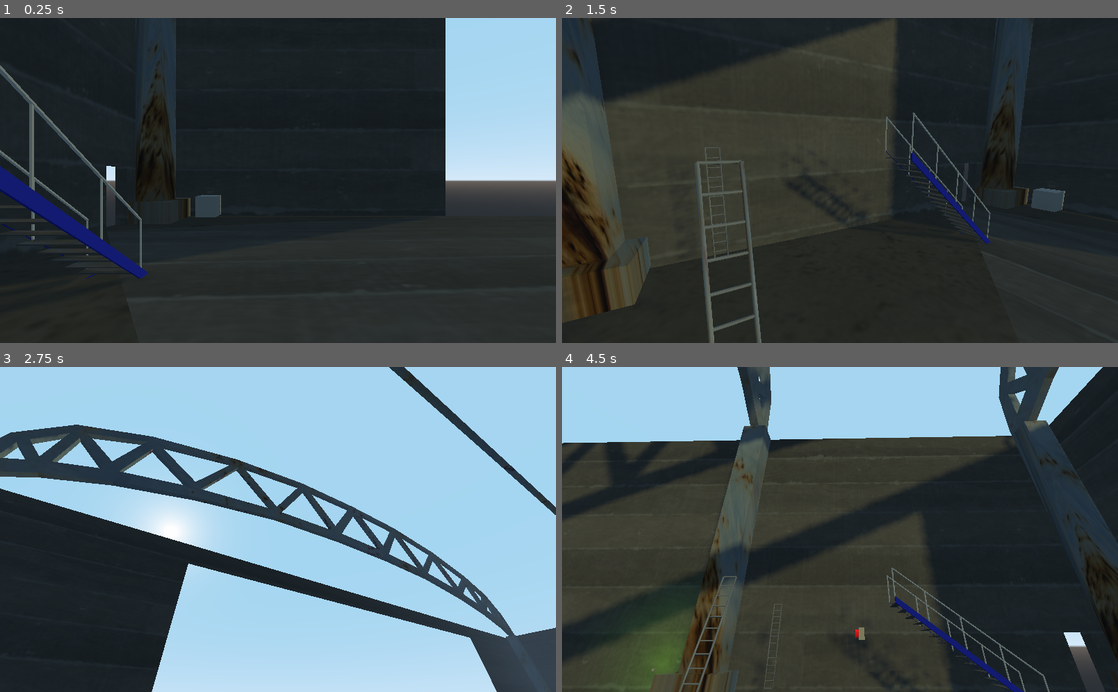
Above: before the commit, frames 1-4 (two rows, left to right).
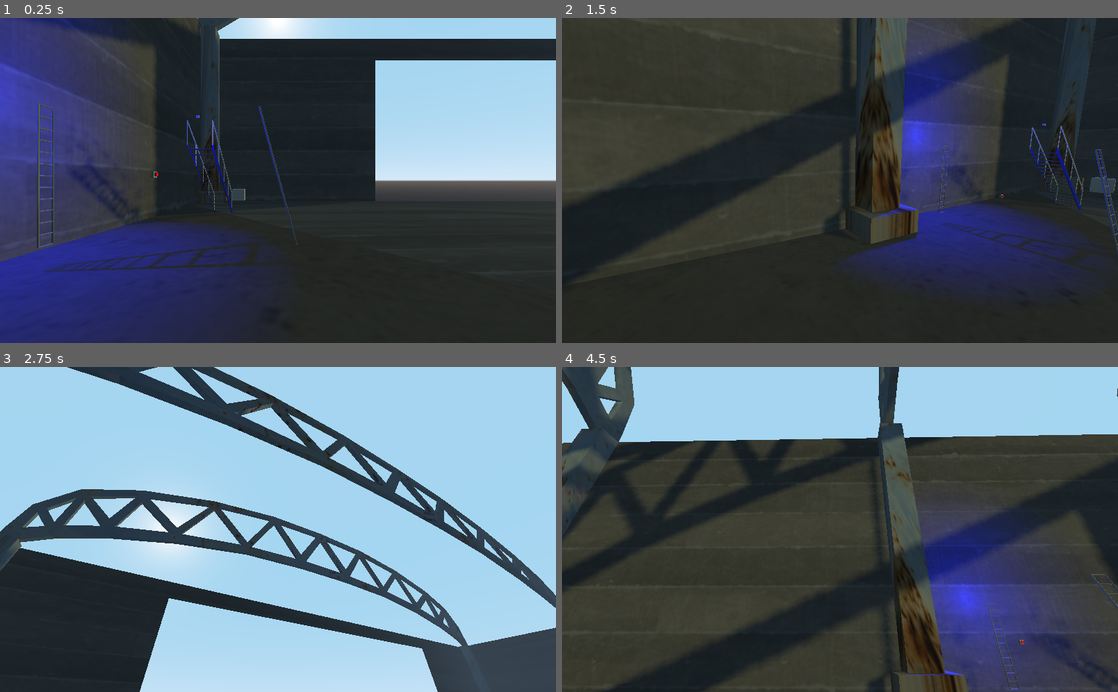
Above: after the commit, the same moments.

Repository: 00steve/Mesa
Game: Godot game, scene res://Mesa.tscn
Same seed, same stepped clock (60 frames per second), same inputs: the game is played once before the commit and once after it.
Inputs (mouse positions are in pixels of both pictures, inside the frame that each line leads up to):
- Up to frame 1 (0.25 s): no input
- Up to frame 2 (1.5 s): tap Enter at 0.5 s; move the mouse to (962, 164) at 0.52 s; hold D (move_right) 0.53-1.28 s; hold E (move_interact) 0.53-1.28 s; click (962, 164) at 0.67 s; tap Space (move_jump) at 0.77 s; move the mouse to (728, 196) at 1.27 s; hold S (move_backward) from 1.28 s (still down); tap E (move_interact) at 1.35 s
- Up to frame 3 (2.75 s): tap Space (move_jump) at 1.52 s; move the mouse to (333, 458) at 2.02 s; release S (move_backward) at 2.03 s; hold D (move_right) from 2.03 s (still down); hold E (move_interact) from 2.03 s (still down)
- Up to frame 4 (4.5 s): move the mouse to (812, 594) at 2.77 s; release D (move_right) at 2.78 s; release E (move_interact) at 2.78 s; hold W (move_forward) 2.78-3.53 s; tap E (move_interact) at 2.85, 4.35 s; click (812, 594) at 2.92 s; tap Space (move_jump) at 3.02, 3.77 s; move the mouse to (1006, 578) at 3.52 s; hold E (move_interact) 3.53-4.28 s; hold A (move_left) from 3.53 s (still down); move the mouse to (673, 480) at 4.27 s

The runs differ from the first frame. In frame 1, 42% of the frame differs, in the area x 0-100%, y 0-100%; in frame 2, 42%; in frame 3, 32%; in frame 4, 49%.

Commit message:
Got button pushes registering with the input that was pressed.

Diff:
--- /dev/null
+++ b/Interaction.gd
@@ -0,0 +1,15 @@
+
+class_name Interaction
+
+enum InputType {NA,MSwitch,LSwitch,Linear,Keyboard,Keypad};
+enum InputNAValue {NA};
+enum InputMSwitchValue {Push,Release};
+enum InputLSwitchValue {In,Out};
+
+var actor = null;
+var inputType = InputType.NA;
+var inputValue = null;
+
+# Called every frame. 'delta' is the elapsed time since the previous frame.
+#func _process(delta):
+#	pass
--- a/Light.gd
+++ /dev/null
@@ -1,60 +0,0 @@
-extends Spatial
-
-
-# Declare member variables here. Examples:
-# var a = 2
-# var b = "text"
-signal start_interacting;
-signal end_interacting;
-
-
-var lights;
-
-# Called when the node enters the scene tree for the first time.
-func _ready():
-
-	lights = [];
-	lights.resize(8); #this should be more than enough things ever. We'll see
-
-
-	#look for any children with the type "Input"
-	#look to see if they have an area.
-	var playerBody = self.get_parent().get_parent().get_node("Environment").get("playerBody");
-
-
-
-	#add anything with the prefix "Light" to the group that should be controlled by any inputs
-	for light in self.get_children():
-		if light.get_name().left(5) != "Light":
-			continue;
-		print("light found - " + light.get_name());
-		lights.append(light);
-
-	#loop through each of the children of the light
-	#look for any objects that start with "Input", to set them up to interact with the
-	#player, or any other NPCs that are capible of doing things and interacting with the world.
-	var count = 0;
-	var area;
-	for input in self.get_children():
-		if input.get_name() != "Input":
-			continue;
-		area = input.get_node("Area");
-		if area == null:
-			continue;
-		print(area.get_class() + " is a light area");
-		area.connect("start_interacting",playerBody,"startInteracting");
-		area.connect("end_interacting",playerBody,"endInteracting");
-		#area.connect("light_control",self,"onLightControl");
-
-		#add a connector to each light to issue commands when there needs to be something
-		#that happens from the input to the lights
-		for light in lights:
-			if(light == null):
-				continue;
-			light.connect("light_control",area,"onLightControl");
-
-
-# Called every frame. 'delta' is the elapsed time since the previous frame.
-#func _process(delta):
-func onLightControl(action):
-	print("do shit with the lights:" + action as String);
--- a/Light.tscn
+++ /dev/null
@@ -1,15 +0,0 @@
-[gd_scene load_steps=3 format=2]
-
-[ext_resource path="res://MSwitch.tscn" type="PackedScene" id=1]
-[ext_resource path="res://Light.gd" type="Script" id=2]
-
-[node name="System" type="Spatial"]
-script = ExtResource( 2 )
-
-[node name="LightInput1" parent="." instance=ExtResource( 1 )]
-
-[node name="Lightbulb" type="OmniLight" parent="."]
-transform = Transform( 1, 0, 0, 0, 1, 0, 0, 0, 1, -0.192792, 0.963474, 0.124939 )
-shadow_enabled = true
-shadow_bias = 0.02
-shadow_contact = 0.18
--- a/MSwitch.gd
+++ b/MSwitch.gd
@@ -22,10 +22,11 @@
 # Called every frame. 'delta' is the elapsed time since the previous frame.
 #func _process(delta):
 #	pass
-func StartPressingButton(area):
-	print("start pressing button");
+func StartPressingButton(player):
+	print("button: start pressing button");
+	$Area.emit_signal("input_event");
 	#InteractionArea().emit_signal("m_switch",1);
 
-func EndPressingButton(area):
-	print("stop pressing button");
+func EndPressingButton(player):
+	print("button: stop pressing button");
 	#InteractionArea().emit_signal("m_switch",0);
--- a/MSwitchArea.gd
+++ b/MSwitchArea.gd
@@ -10,16 +10,18 @@
 func _ready():
 	pass;
 
-
-
 # Called every frame. 'delta' is the elapsed time since the previous frame.
 #func _process(delta):
 #	pass
 
 func SignalStartInteracting(area):
 	print("start interacting probably");
-	emit_signal("start_interacting",area);
+	emit_signal("start_interacting",self);
 
 func SignalEndInteracting(area):
 	print("end interacting probably");
-	emit_signal("end_interacting",area);
+	emit_signal("end_interacting",self);
+
+
+func StartPressingButton(player):
+	print("player pressing action button");
--- a/Mesa.gd
+++ b/Mesa.gd
@@ -13,7 +13,6 @@
 
 # Called every frame. 'delta' is the elapsed time since the previous frame.
 func _process(delta):
-	var d = delta;
 	if(Input.is_action_just_pressed("ui_cancel")):
 		Input.set_mouse_mode(Input.MOUSE_MODE_VISIBLE)
 		get_tree().quit()
--- a/Mesa.tscn
+++ b/Mesa.tscn
@@ -6,14 +6,15 @@
 [ext_resource path="res://Ladder.tscn" type="PackedScene" id=4]
 [ext_resource path="res://Ladders.tscn" type="PackedScene" id=5]
 [ext_resource path="res://Hangar1.gd" type="Script" id=6]
-[ext_resource path="res://Light.tscn" type="PackedScene" id=7]
+[ext_resource path="res://MSwitch.tscn" type="PackedScene" id=7]
 [ext_resource path="res://System.tscn" type="PackedScene" id=8]
+[ext_resource path="res://MesaOmniLight.gd" type="Script" id=9]
 
 [node name="Mesa" type="Spatial"]
 script = ExtResource( 3 )
 
 [node name="Player" parent="." instance=ExtResource( 1 )]
-transform = Transform( 1, 0, 0, 0, 1, 0, 0, 0, 1, -31, 3, -41 )
+transform = Transform( 1, 0, 0, 0, 1, 0, 0, 0, 1, -31, 3, -32 )
 
 [node name="Hangar1" type="Spatial" parent="."]
 
@@ -29,10 +30,20 @@
 [node name="Ladder2" parent="Hangar1/Ladders" instance=ExtResource( 4 )]
 transform = Transform( 0.965926, -0.258819, 0, 0.258819, 0.965926, 0, 0, 0, 1, -31, 4, -37 )
 
-[node name="Objects" type="Node" parent="Hangar1"]
+[node name="LightSystem" parent="Hangar1" instance=ExtResource( 8 )]
+transform = Transform( 1, 0, 0, 0, 1, 0, 0, 0, 1, -37, 4, -31.7431 )
 
-[node name="Light" parent="Hangar1/Objects" instance=ExtResource( 7 )]
-transform = Transform( 1, 0, 0, 0, 1, 0, 0, 0, 1, -28, 4, -40 )
+[node name="MOL1Device" type="OmniLight" parent="Hangar1/LightSystem"]
+transform = Transform( 1, 0, 0, 0, 1, 0, 0, 0, 1, 0, 2, -5 )
+light_color = Color( 0.0431373, 0.101961, 0.996078, 1 )
+light_energy = 14.64
+light_indirect_energy = 2.36
+shadow_enabled = true
+omni_range = 7.6
+script = ExtResource( 9 )
 
-[node name="LightSystem" parent="Hangar1" instance=ExtResource( 8 )]
-transform = Transform( 1, 0, 0, 0, 1, 0, 0, 0, 1, -37, 3, -31.7431 )
+[node name="MSwitchInput" parent="Hangar1/LightSystem" instance=ExtResource( 7 )]
+transform = Transform( -4.37114e-08, 0, 1, 0, 1, 0, -1, 0, -4.37114e-08, 4, 0, -4 )
+
+[node name="MSwitchInput2" parent="Hangar1/LightSystem" instance=ExtResource( 7 )]
+transform = Transform( -1, 0, -1.50996e-07, 0, 1, 0, 1.50996e-07, 0, -1, 2.78495, 2.46008, -9.55803 )
--- a/System.gd
+++ b/MesaSystemNode.gd
@@ -1,5 +1,5 @@
-extends Spatial
-
+extends Node
+class_name MesaSystemNode
 
 # Declare member variables here. Examples:
 # var a = 2
@@ -69,6 +69,7 @@
 			var area = child.get_node("Area");
 			area.connect("start_interacting",playerBody,"StartInteracting");
 			area.connect("end_interacting",playerBody,"EndInteracting");
+			area.connect("input_event",self,"OnInput");
 			inputs.append(child);
 			continue;
 		if(objectType == "Device"):
@@ -77,12 +78,8 @@
 			self.connect("interact_event",device,"Interaction");
 			devices.append(device);
 
-# Called every frame. 'delta' is the elapsed time since the previous frame.
-#func _process(delta):
-func onLightControl(action):
-	print("do shit with the lights:" + action as String);
 
 
 func RelayPlayerInteraction(player):
-	print("relay player interaction");
+	#print("relay player interaction");
 	emit_signal("interact_event",player);
--- a/Player.gd
+++ b/Player.gd
@@ -9,9 +9,3 @@
 # Called when the node enters the scene tree for the first time.
 func _ready():
 	pass # Replace with function body.
-
-func ConnectActor(actor):
-	pass;
-
-func DisconnectActor(actor):
-	pass;
--- a/PlayerBody.gd
+++ b/PlayerBody.gd
@@ -1,6 +1,10 @@
 extends KinematicBody
 
+
+onready var Interaction = preload("res://Interaction.gd");
+
 signal start_press_button;
+signal end_press_button;
 signal interact_event(sender);
 #movement states
 # - 0 = free movement
@@ -60,8 +64,6 @@
 	newClosestInteraction = null;
 
 
-	#self.connect("interact_event",self,"DoThings");
-
 func _physics_process(delta):
 	Interact();
 	Aim();
@@ -96,9 +98,6 @@
 					+ -sin(cameraAngle.y)*strafeDirection.x)*5;
 				movementState = 0;
 				gravity = -20;
-
-func DoThings(sender):
-	print("do shit!");
 
 
 func Aim():
@@ -141,24 +140,20 @@
 		closestInteraction = newClosestInteraction;
 		self.connect("start_press_button",closestInteraction.get_parent(),"StartPressingButton");
 		self.connect("end_press_button",closestInteraction.get_parent(),"EndPressingButton");
-		#print("connect new node");
 
 func Interact():
-
 	if (!pressingInteractButton || canInteract == 0) && interacting: #or list of interactable objects is
 		interacting = false;
-		#emit_signal("end_press_button",self);
+		emit_signal("end_press_button",self);
 		emit_signal("interact_event",self);
-		print("stopped pressing shit");
 		return;
 
 	GetClosestInteraction();
 
 	if pressingInteractButton && canInteract > 0 && !interacting: #and list of interactable objects is 1 or more
 		interacting = true;
-		#emit_signal("start_press_button",self);
+		emit_signal("start_press_button",self);
 		emit_signal("interact_event",self);
-		print("started pressing shit");
 		return; #nothing left to do after this, bitch
 
 func StartClimbing(area):
--- a/System.tscn
+++ b/System.tscn
@@ -1,18 +1,7 @@
-[gd_scene load_steps=4 format=2]
+[gd_scene load_steps=2 format=2]
 
-[ext_resource path="res://MSwitch.tscn" type="PackedScene" id=1]
-[ext_resource path="res://System.gd" type="Script" id=2]
-[ext_resource path="res://MesaOmniLight.gd" type="Script" id=3]
+[ext_resource path="res://MesaSystemNode.gd" type="Script" id=2]
 
 [node name="System" type="Spatial"]
 transform = Transform( 1, 0, 0, 0, 1, 0, 0, 0, 1, 0, 0, 1.25688 )
 script = ExtResource( 2 )
-
-[node name="LightInput" parent="." instance=ExtResource( 1 )]
-
-[node name="LightDevice" type="OmniLight" parent="."]
-transform = Transform( 1, 0, 0, 0, 1, 0, 0, 0, 1, -0.00333679, 0.263194, -0.0251075 )
-light_color = Color( 0.435294, 0.772549, 0.0941176, 1 )
-light_energy = 3.72
-shadow_enabled = true
-script = ExtResource( 3 )
--- a/project.godot
+++ b/project.godot
@@ -9,6 +9,11 @@
 config_version=4
 
 _global_script_classes=[ {
+"base": "Reference",
+"class": "Interaction",
+"language": "GDScript",
+"path": "res://Interaction.gd"
+}, {
 "base": "OmniLight",
 "class": "MesaOmniLight",
 "language": "GDScript",
@@ -18,10 +23,17 @@
 "class": "MesaSpatial",
 "language": "GDScript",
 "path": "res://iface/MesaSpatial.gd"
+}, {
+"base": "Node",
+"class": "MesaSystemNode",
+"language": "GDScript",
+"path": "res://MesaSystemNode.gd"
 } ]
 _global_script_class_icons={
+"Interaction": "",
 "MesaOmniLight": "",
-"MesaSpatial": ""
+"MesaSpatial": "",
+"MesaSystemNode": ""
 }
 
 [application]
Not shown: 1 places in Mesa.tscn that only renumber resources
